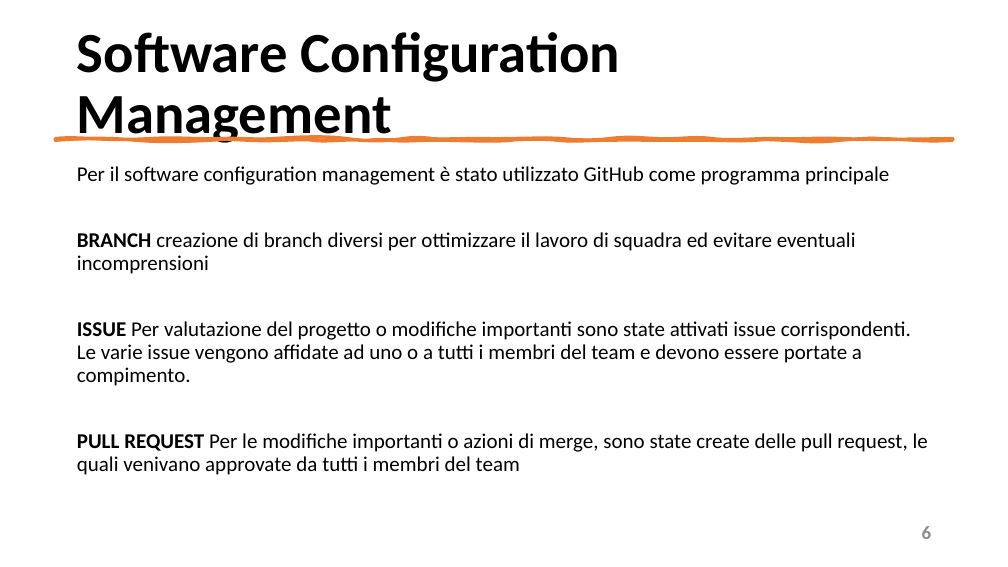
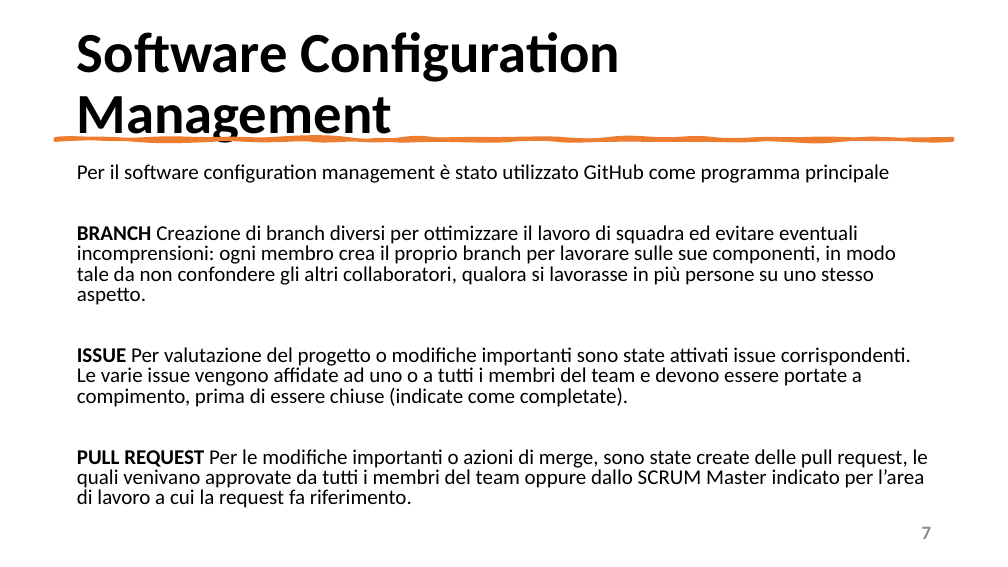
Before and after one commit to mangilimatteo/Progetto_Ingegneria_Software_Cattaneo_Mangili_Saini, a slide deck: slide 7 of Presentazione/Presentazione_Progetto.pptx (slide 6 before the commit). Drawn at 1008x567 pixels with LibreOffice and Linux fonts; fonts in the diff are those of the drawing. Boxes give left, top, right and bottom in pixels: in the first picture for what was removed or moved away, otherwise in the second. Text is boxed around its words. In the diff, an @@ line names an element or a change of style, - is before the commit and + after.

Commit message:
Update Presentazione Progetto
Correzione errori, compilazione Requisiti e Tools

```diff
--- a/Presentazione/Presentazione_Progetto.pptx
+++ b/Presentazione/Presentazione_Progetto.pptx
@@ text at bbox=[77, 164, 889, 183]: line spacing 0.9 to 0.8 @@
@@ text at bbox=[77, 225, 928, 508]: text changed @@
-BRANCH creazione di branch diversi per ottimizzare il lavoro di squadra ed evitare eventuali incomprensioni
-ISSUE Per valutazione del progetto o modifiche importanti sono state attivati issue corrispondenti. Le varie issue vengono affidate ad uno o a tutti i membri del team e devono essere portate a compimento.
-PULL REQUEST Per le modifiche importanti o azioni di merge, sono state create delle pull request, le quali venivano approvate da tutti i membri del team
+BRANCH Creazione di branch diversi per ottimizzare il lavoro di squadra ed evitare eventuali incomprensioni: ogni membro crea il proprio branch per lavorare sulle sue componenti, in modo tale da non confondere gli altri collaboratori, qualora si lavorasse in più persone su uno stesso aspetto.
+ISSUE Per valutazione del progetto o modifiche importanti sono state attivati issue corrispondenti. Le varie issue vengono affidate ad uno o a tutti i membri del team e devono essere portate a compimento, prima di essere chiuse (indicate come completate).
+PULL REQUEST Per le modifiche importanti o azioni di merge, sono state create delle pull request, le quali venivano approvate da tutti i membri del team oppure dallo SCRUM Master indicato per l’area di lavoro a cui la request fa riferimento.
@@ page number at bbox=[922, 527, 932, 539]: text changed @@
-6
+7
```
Also in this commit, not shown: 12 other slides changed, 1 slide added.
